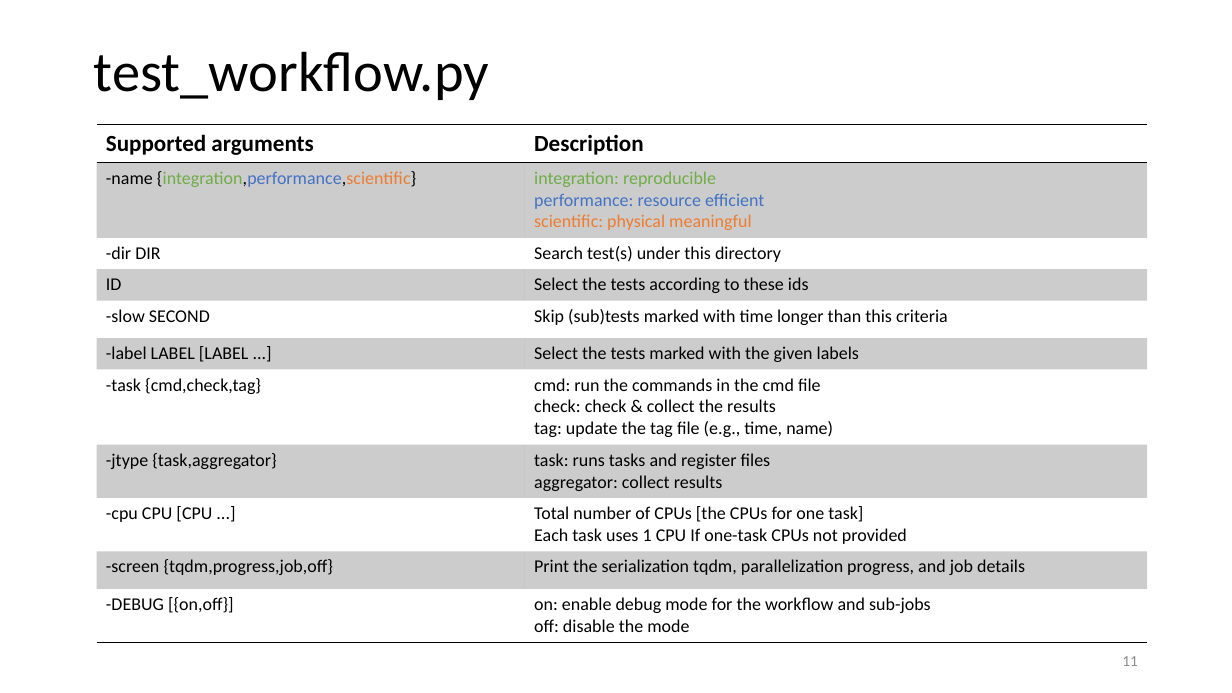
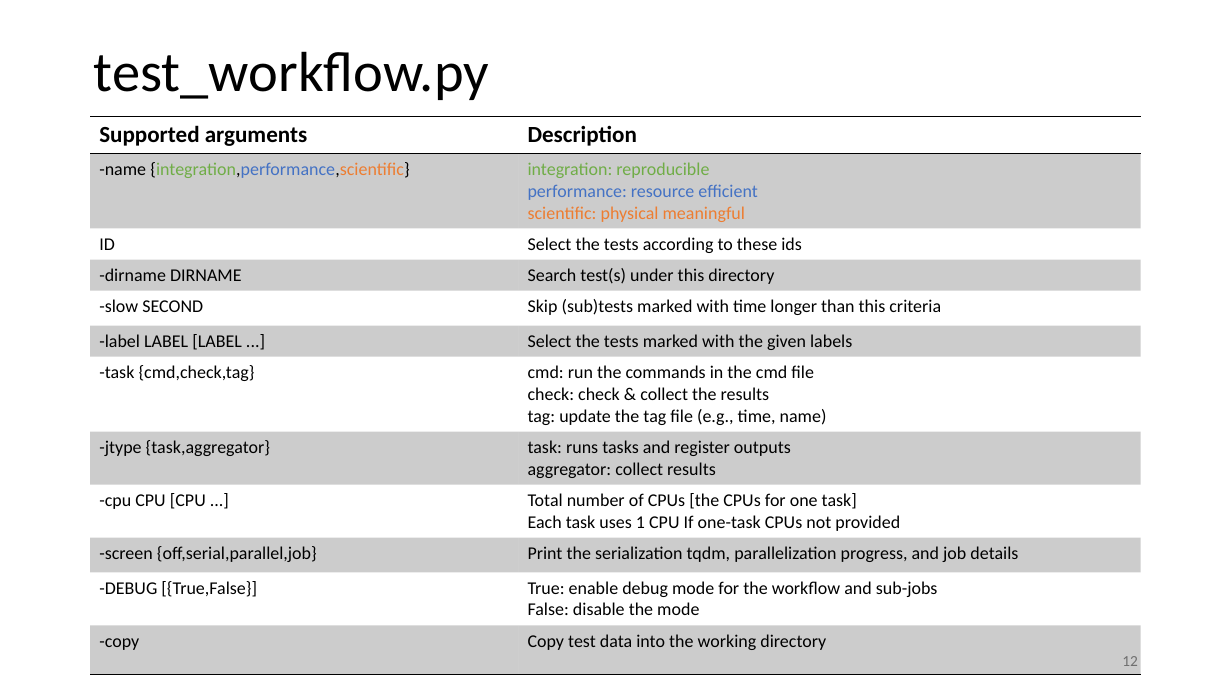
Before and after one commit to zhteg4pvt/nemd, a slide deck: slide 12 of docs/power_point/nemd.pptx (slide 11 before the commit). Drawn at 1232x693 pixels with LibreOffice and Linux fonts; fonts in the diff are those of the drawing. Boxes give left, top, right and bottom in pixels: in the first picture for what was removed or moved away, otherwise in the second. Text is boxed around its words. In the diff, an @@ line names an element or a change of style, - is before the commit and + after.

```diff
--- a/docs/power_point/nemd.pptx
+++ b/docs/power_point/nemd.pptx
@@ table at <box>90,116,1141,670</box> @@
-row 3: -dir DIR | Search test(s) under this directory
+row 4: -dirname DIRNAME | Search test(s) under this directory
-row 8, column 2: task: runs tasks and register files / aggregator: collect results
+row 8, column 2: task: runs tasks and register outputs / aggregator: collect results
-row 10: -screen {tqdm,progress,job,off} | Print the serialization tqdm, parallelization progress, and job details
-row 11: -DEBUG [{on,off}] | on: enable debug mode for the workflow and sub-jobs / off: disable the mode
+row 10: -screen {off,serial,parallel,job} | Print the serialization tqdm, parallelization progress, and job details
+row 11: -DEBUG [{True,False}] | True: enable debug mode for the workflow and sub-jobs / False: disable the mode
+row 12: -copy | Copy test data into the working directory
@@ table: place and size @@
-table at <box>97,125,1148,642</box>
+table at <box>90,116,1141,670</box>
@@ page number at <box>1122,656,1138,666</box>: text changed @@
-11
+12
```
Also in this commit, not shown: 7 other slides changed, 1 slide added, 16 other files.
